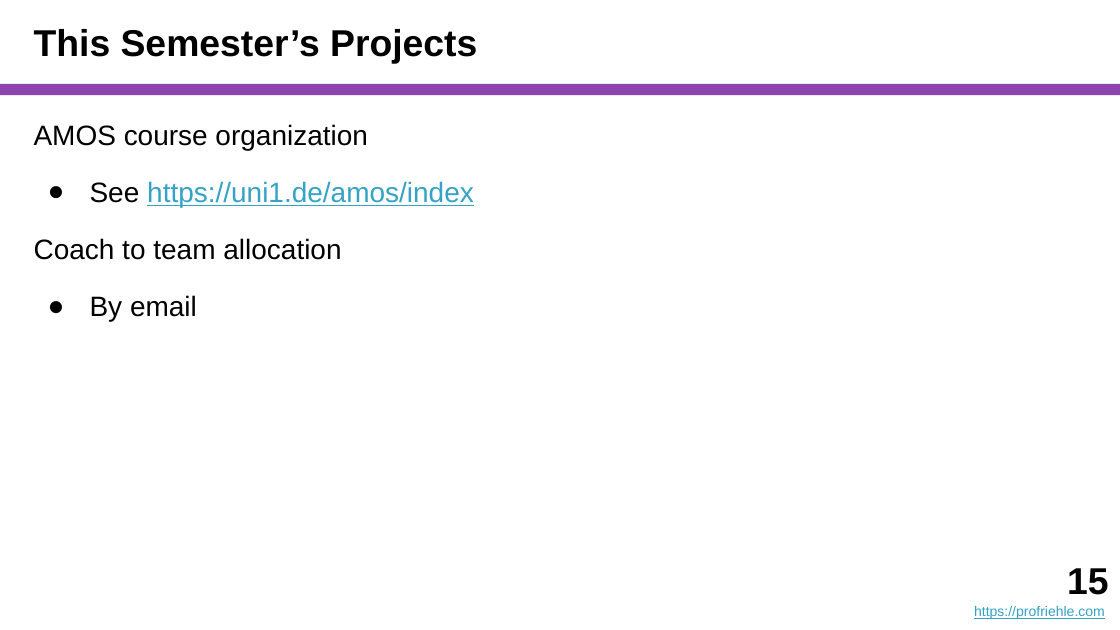
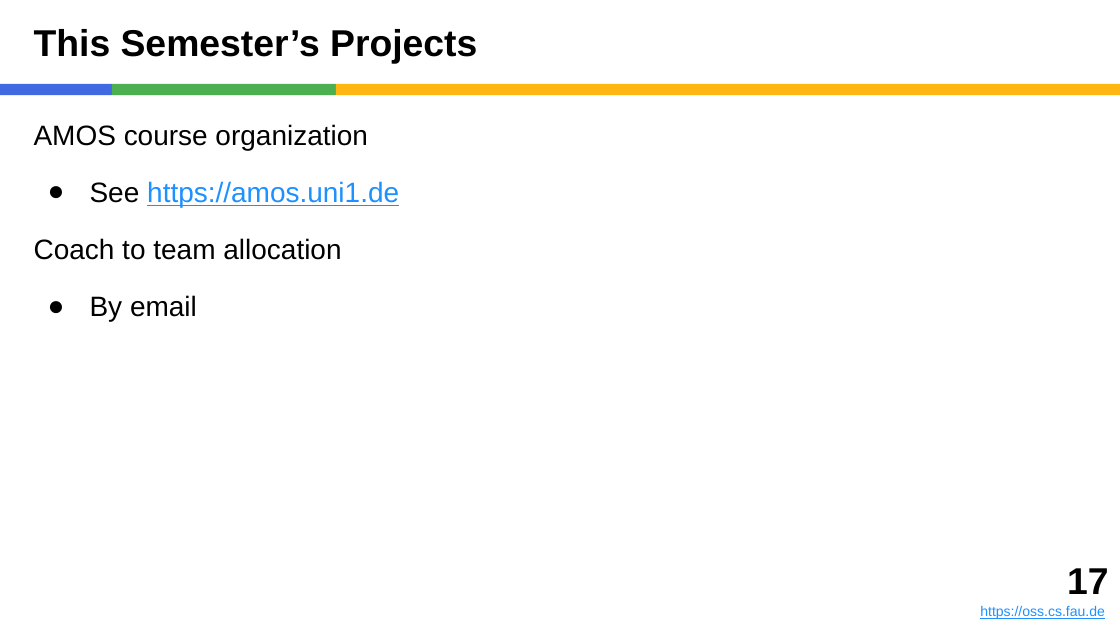
Before and after one commit to dirkriehle/coach-course, a slide deck: slide 17 of Lecture Slides/COACH A01 - Introduction.pptx (slide 15 before the commit). Drawn at 1120x630 pixels with LibreOffice and Linux fonts; fonts in the diff are those of the drawing. Boxes give left, top, right and bottom in pixels: in the first picture for what was removed or moved away, otherwise in the second. Text is boxed around its words. In the diff, an @@ line names an element or a change of style, - is before the commit and + after.

```diff
--- a/Lecture Slides/COACH A01 - Introduction.pptx
+++ b/Lecture Slides/COACH A01 - Introduction.pptx
@@ rectangle added at box(0, 84, 112, 95), fill #4169E1 @@
@@ rectangle added at box(112, 84, 336, 95), fill #4CAF50 @@
@@ rectangle: place and size @@
-rectangle at box(0, 84, 1120, 95)
+rectangle at box(336, 84, 1120, 95)
@@ rectangle at box(336, 84, 1120, 95): fill #8E44AD to #FEB612 @@
@@ text at box(90, 181, 399, 207): text changed; text colour #34A3C5 to #1E90FF @@
-● See https://uni1.de/amos/index
+● See https://amos.uni1.de
@@ text at box(980, 568, 1108, 619): text changed; text colour #34A3C5 to #1E90FF @@
-15
-https://profriehle.com
+17
+https://oss.cs.fau.de
```
Also in this commit, not shown: 18 other slides changed, 2 slides added, 5 other files.
